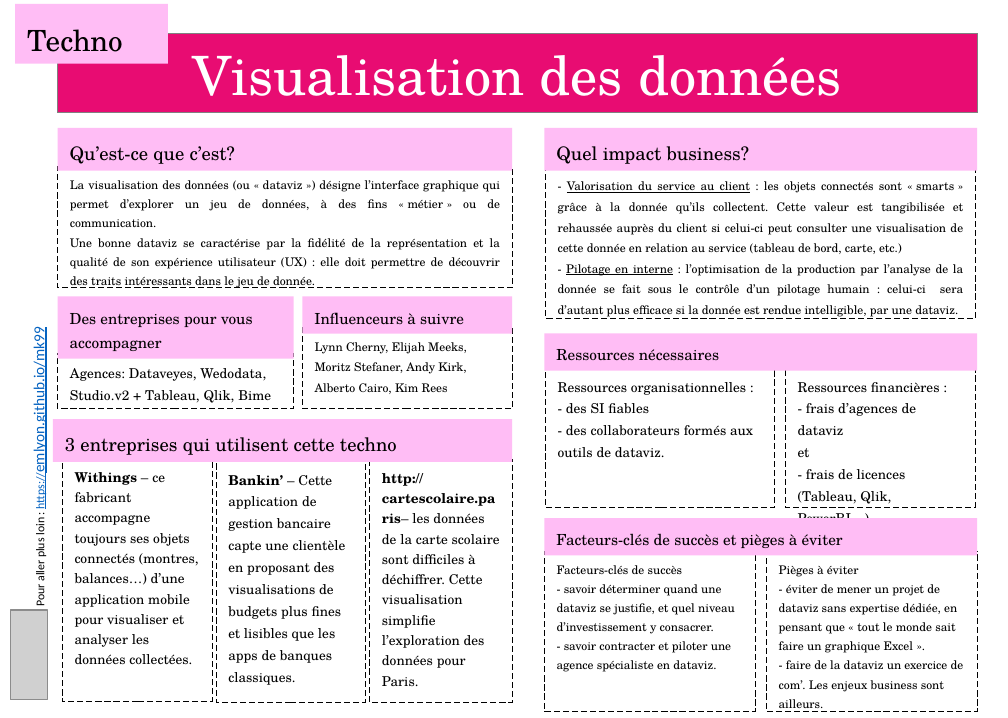
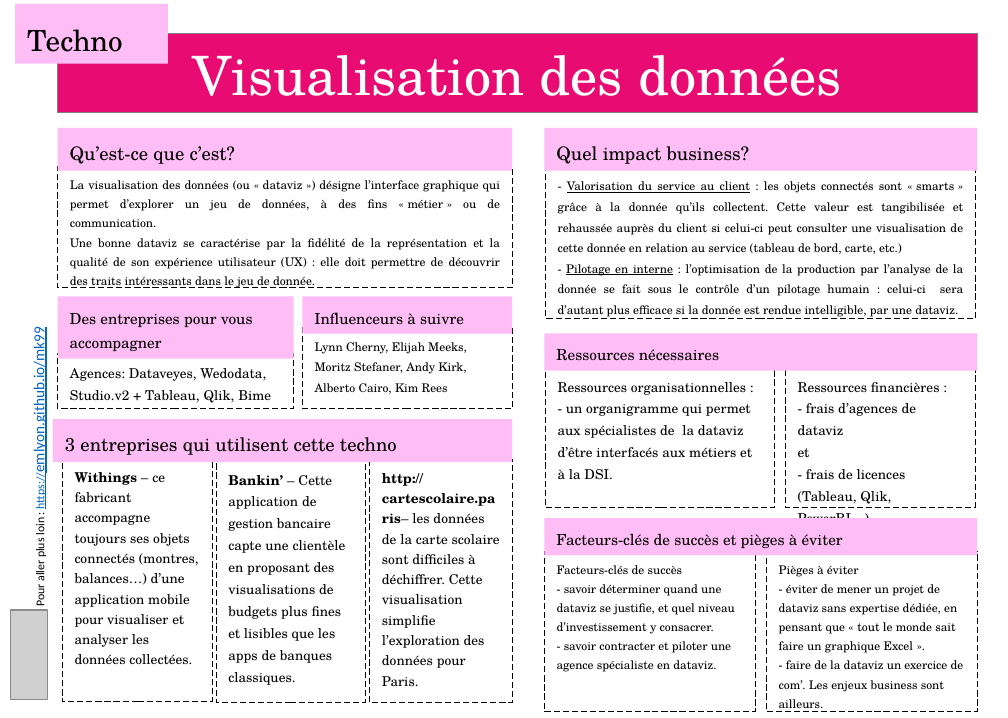
Before and after one commit to emlyon/chaire-implid, a slide deck: slide 4 of docs/content/fr/cards.pptx. Drawn at 1008x718 pixels with LibreOffice and Linux fonts; fonts in the diff are those of the drawing; grey boxes stand for pictures. Boxes give left, top, right and bottom in pixels: in the first picture for what was removed or moved away, otherwise in the second. Text is boxed around its words. In the diff, an @@ line names an element or a change of style, - is before the commit and + after.

Commit message:
fixed typo and improved content on dataviz FR

```diff
--- a/docs/content/fr/cards.pptx
+++ b/docs/content/fr/cards.pptx
@@ text in rectangle at (x1=558, y1=382, x2=752, y2=479): text changed @@
-Ressources organisationnelles :
-- des SI fiables
-- des collaborateurs formés aux outils de dataviz.
+Ressources organisationnelles :
+- un organigramme qui permet aux spécialistes de la dataviz d’être interfacés aux métiers et à la DSI.
```
Also in this commit, not shown: 3 other slides changed, 17 other files.
